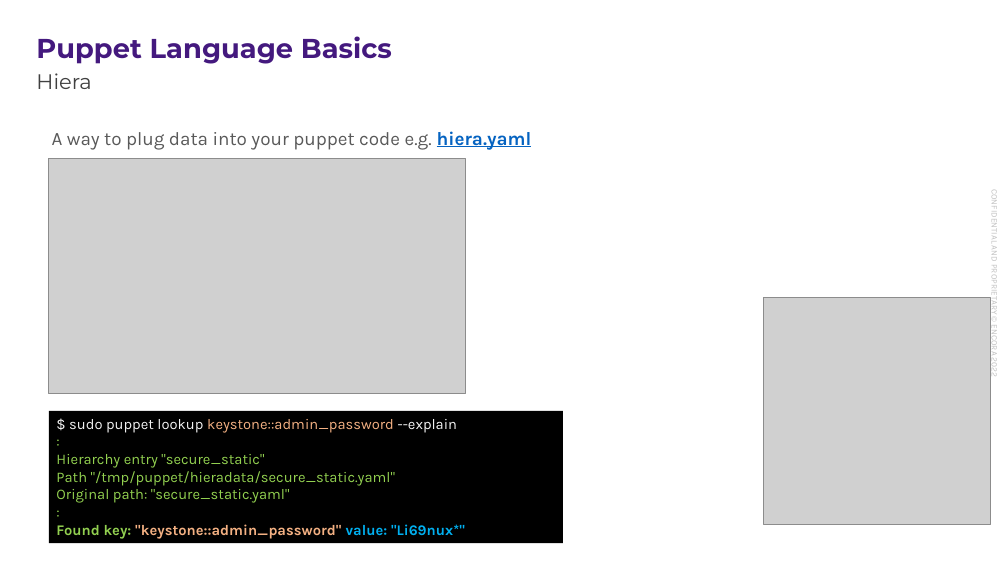
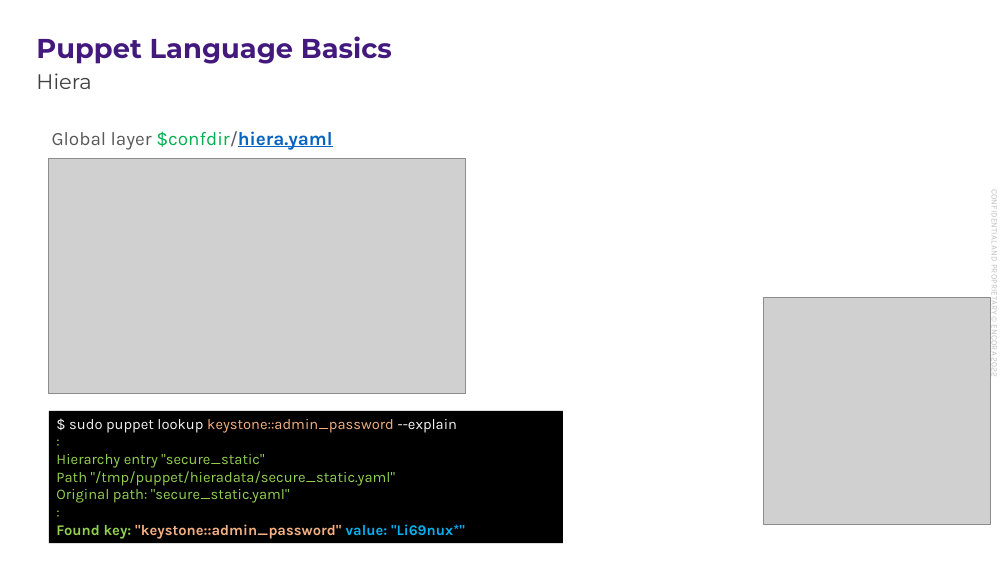
Before and after one commit to enogrob/presentation-puppet-debugger, a slide deck: slide 24 of docs/presentation-puppet-debugger.pptx (slide 23 before the commit). Drawn at 1008x567 pixels with LibreOffice and Linux fonts; fonts in the diff are those of the drawing; grey boxes stand for pictures; background and template pictures are left out. Boxes give left, top, right and bottom in pixels: in the first picture for what was removed or moved away, otherwise in the second. Text is boxed around its words. In the diff, an @@ line names an element or a change of style, - is before the commit and + after.

```diff
--- a/docs/presentation-puppet-debugger.pptx
+++ b/docs/presentation-puppet-debugger.pptx
@@ text at [52, 131, 332, 150]: text changed @@
-A way to plug data into your puppet code e.g. hiera.yaml
+Global layer $confdir/hiera.yaml
```
Also in this commit, not shown: 1 other slide changed, 1 slide added, 6 other files.
